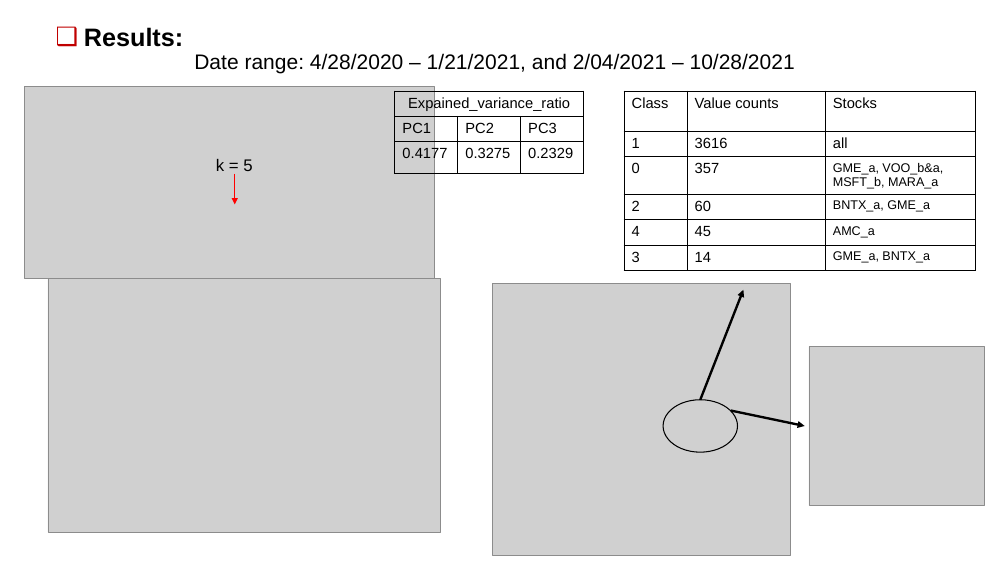
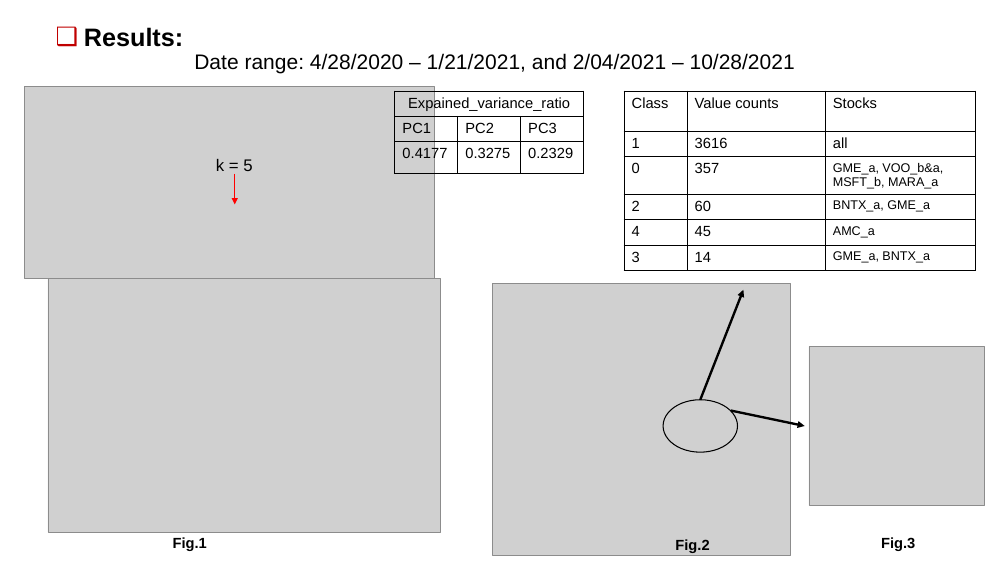
Before and after one commit to LukeMotley/Capstone_Project, a slide deck: slide 8 of Farida_Stocks_Presentation/Stock_Presentation_Farida_v3.pptx. Drawn at 1008x567 pixels with LibreOffice and Linux fonts; fonts in the diff are those of the drawing; grey boxes stand for pictures. Boxes give left, top, right and bottom in pixels: in the first picture for what was removed or moved away, otherwise in the second. Text is boxed around its words. In the diff, an @@ line names an element or a change of style, - is before the commit and + after.

```diff
--- a/Farida_Stocks_Presentation/Stock_Presentation_Farida_v3.pptx
+++ b/Farida_Stocks_Presentation/Stock_Presentation_Farida_v3.pptx
@@ text added at [173,537,207,551], 14 pt, text #000000, bold @@
+Fig.1
@@ text added at [675,539,709,553], 14 pt, text #000000, bold @@
+Fig.2
@@ text added at [881,537,915,551], 14 pt, text #000000, bold @@
+Fig.3
```
Also in this commit, not shown: 3 other slides changed.
